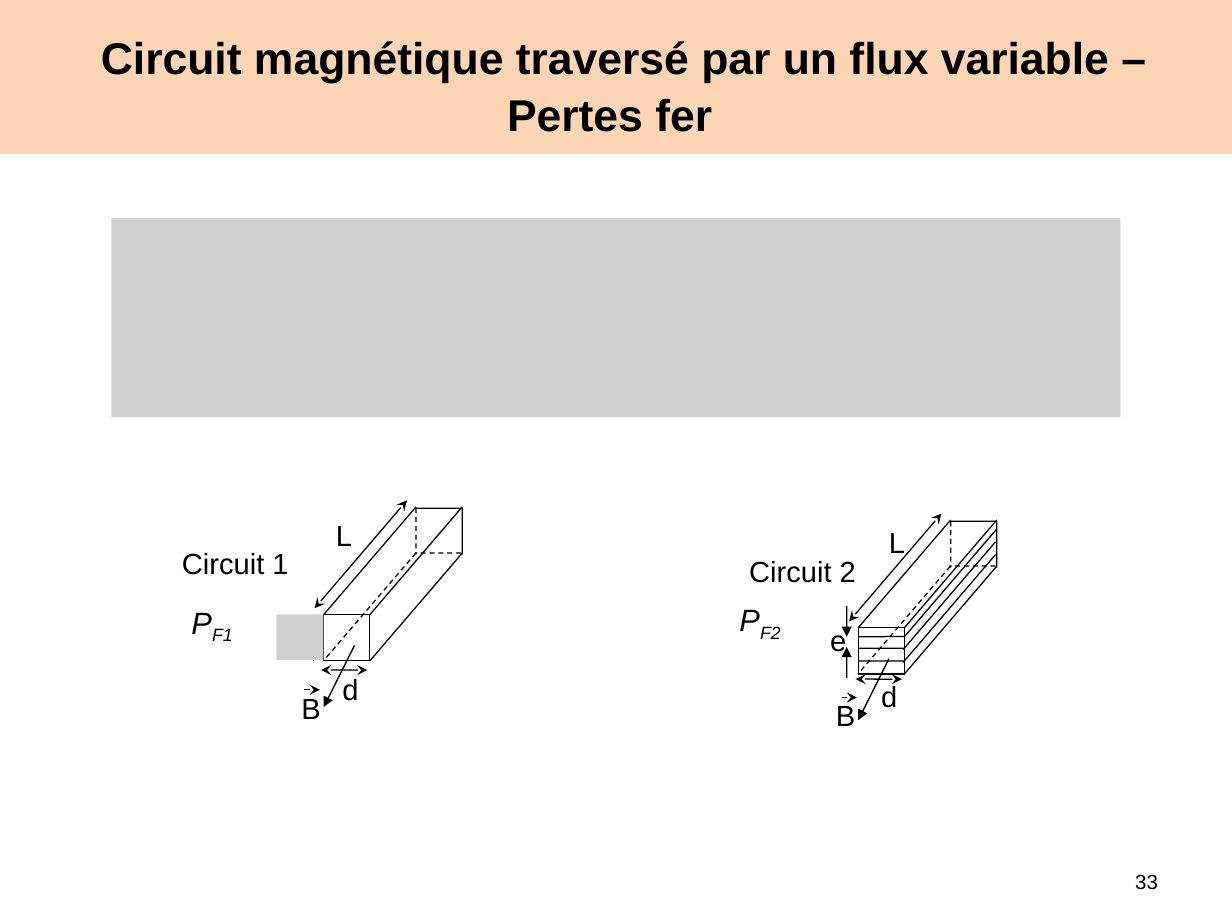
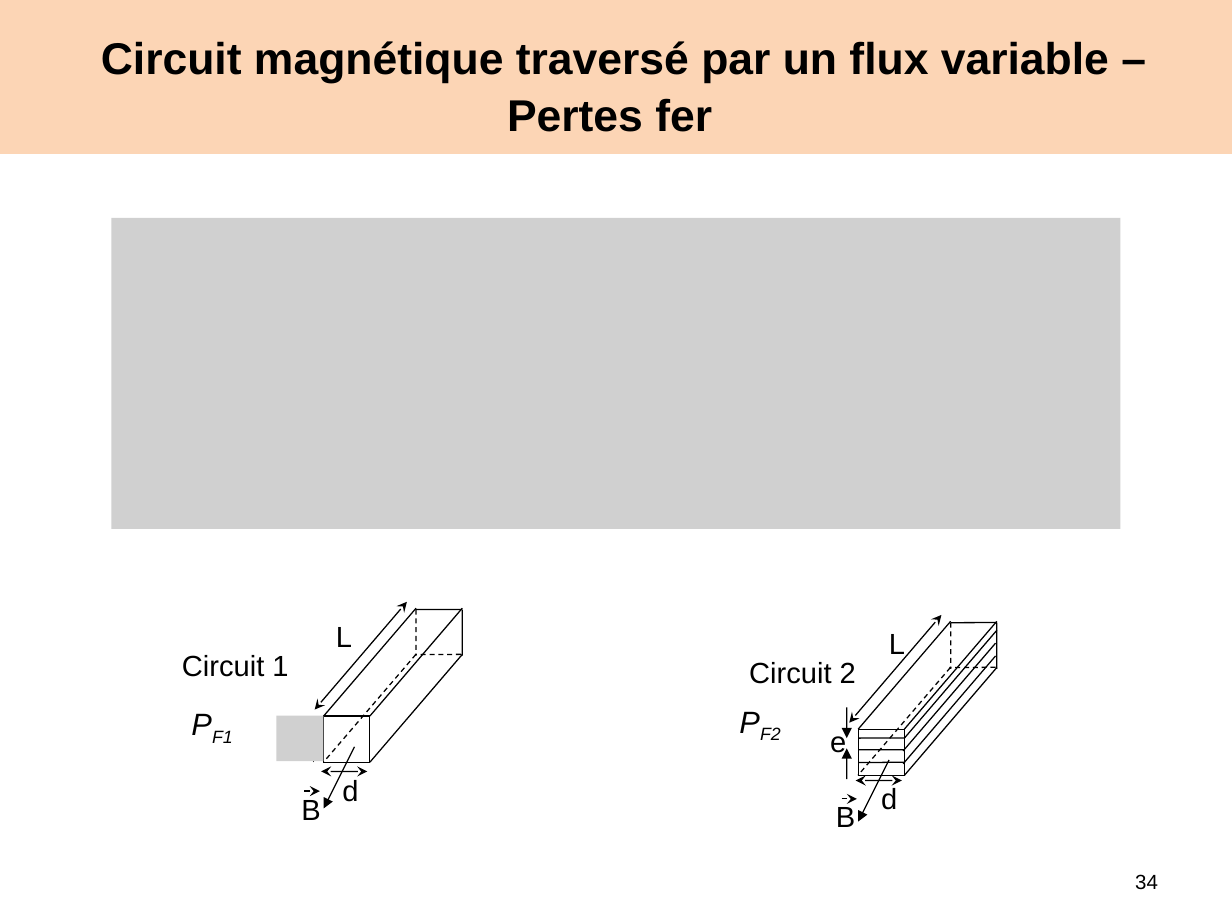
Before and after one commit to alinejmi/alinejmi.github.io, a slide deck: slide 34 of files/Chap3-circuitsmagnetiques.pptx (slide 33 before the commit). Drawn at 1232x924 pixels with LibreOffice and Linux fonts; fonts in the diff are those of the drawing; grey boxes stand for pictures. Boxes give left, top, right and bottom in pixels: in the first picture for what was removed or moved away, otherwise in the second. Text is boxed around its words. In the diff, an @@ line names an element or a change of style, - is before the commit and + after.

```diff
--- a/files/Chap3-circuitsmagnetiques.pptx
+++ b/files/Chap3-circuitsmagnetiques.pptx
@@ picture: place and size @@
-picture at <box>112,218,1121,418</box>
+picture at <box>112,218,1121,529</box>
@@ 4 lines, 1 text: place and size @@
-4 lines, 1 text at <box>324,506,995,662</box>
+4 lines, 1 text at <box>324,609,995,763</box>
@@ 18 lines, 10 texts, 6 arrows, 5 double arrows, 2 rectangles, 1 picture: place and size @@
-18 lines, 10 texts, 6 arrows, 5 double arrows, 2 rectangles, 1 picture at <box>180,500,997,726</box>
+18 lines, 10 texts, 6 arrows, 5 double arrows, 2 rectangles, 1 picture at <box>180,601,997,827</box>
@@ page number at <box>1135,874,1158,890</box>: text changed @@
-33
+34
```
Also in this commit, not shown: 2 other slides changed, 1 slide added, 12 other files.
